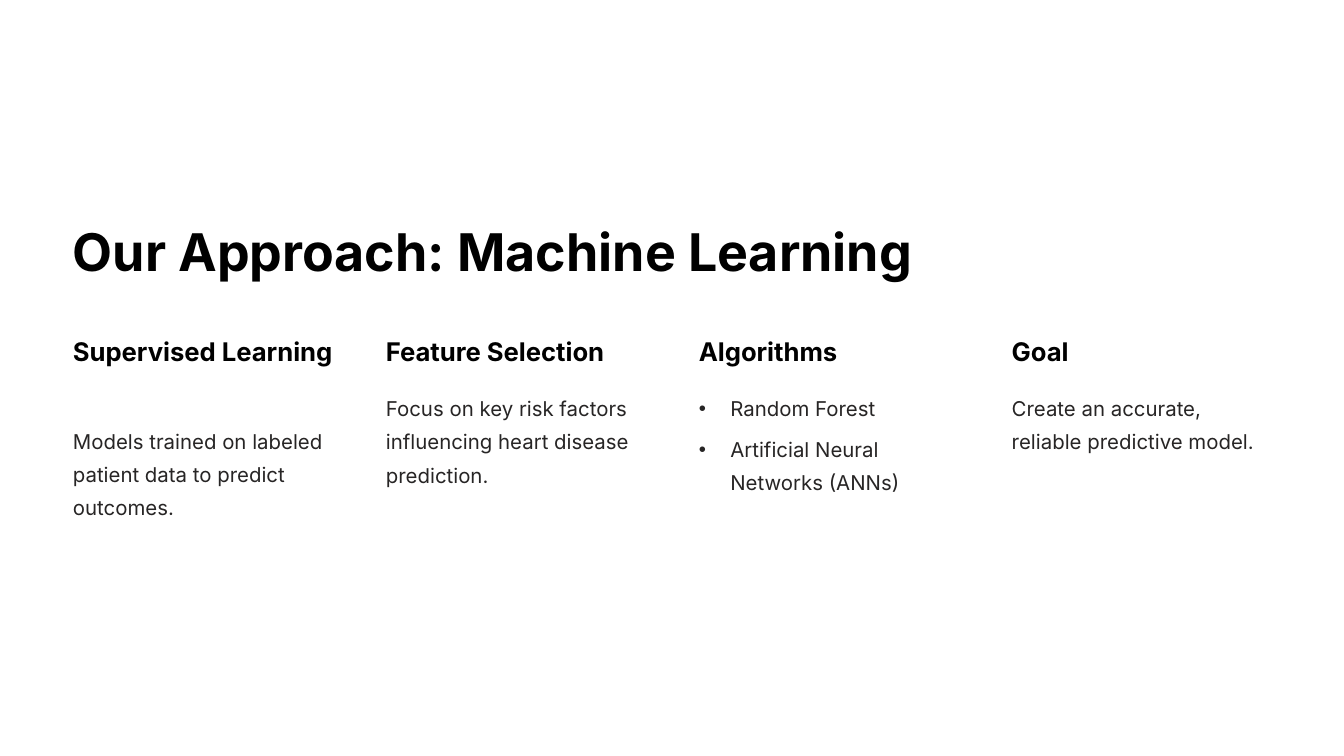
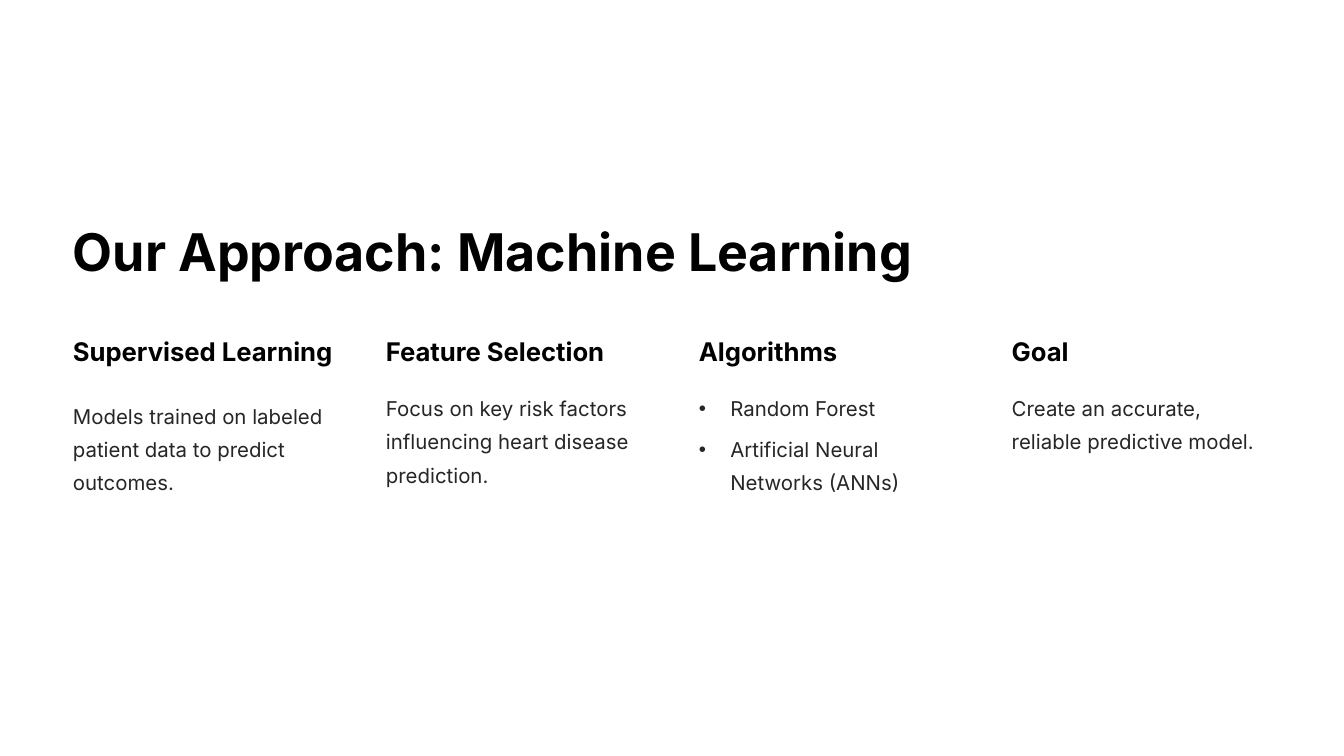
Before and after one commit to kietmcaproject/AI_AI101B_2024-25, a slide deck: slide 4 of ESE AI(Byte Minds)/ESE AI(Byte Minds) PPT.pptx. Drawn at 1344x756 pixels with LibreOffice and Linux fonts; fonts in the diff are those of the drawing; background and template pictures are left out. Boxes give left, top, right and bottom in pixels: in the first picture for what was removed or moved away, otherwise in the second. Text is boxed around its words. In the diff, an @@ line names an element or a change of style, - is before the commit and + after.

```diff
--- a/ESE AI(Byte Minds)/ESE AI(Byte Minds) PPT.pptx
+++ b/ESE AI(Byte Minds)/ESE AI(Byte Minds) PPT.pptx
@@ text "Models trained on labeled patient ...": place and size @@
-text "Models trained on labeled patient ..." at [73,433,322,516]
+text "Models trained on labeled patient ..." at [73,408,322,491]
```
Also in this commit, not shown: 1 other slide changed.
